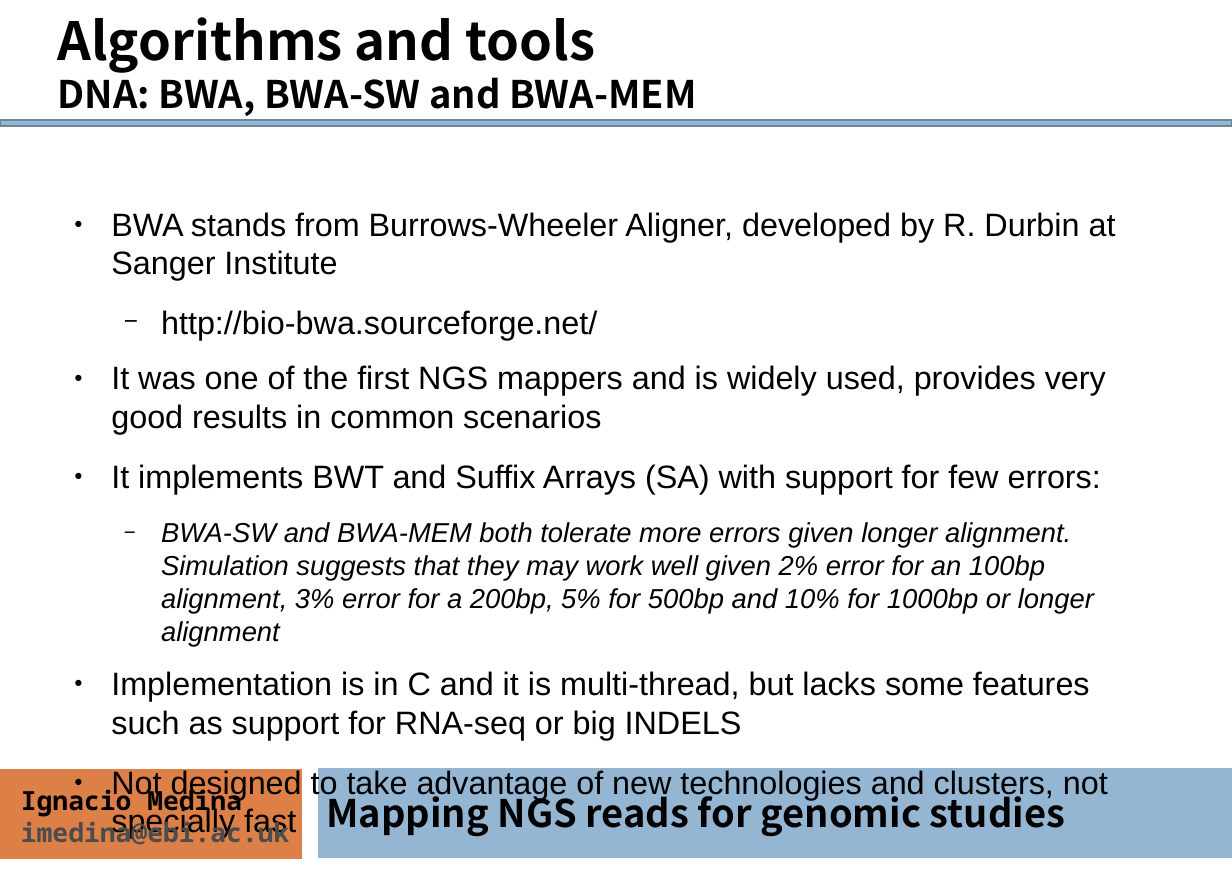
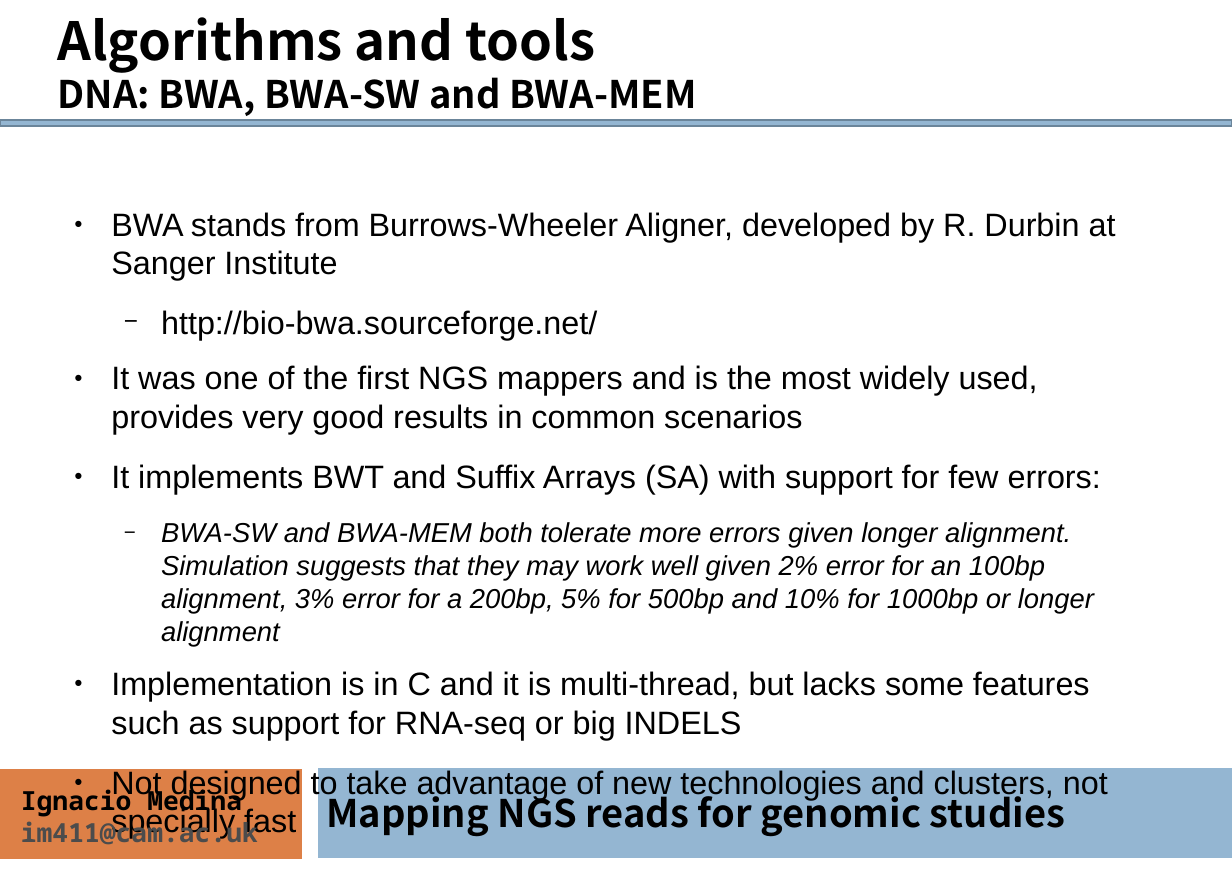
Before and after one commit to ngs-course/ngs-course.github.io, a slide deck: slide 17 of Course_Materials/alignment/presentation/ngs-read-mapping-imedina-mda15.odp. Drawn at 1232x871 pixels with LibreOffice and Linux fonts; fonts in the diff are those of the drawing. Boxes give left, top, right and bottom in pixels: in the first picture for what was removed or moved away, otherwise in the second. Text is boxed around its words. In the diff, an @@ line names an element or a change of style, - is before the commit and + after.

```diff
--- a/Course_Materials/alignment/presentation/ngs-read-mapping-imedina-mda15.odp
+++ b/Course_Materials/alignment/presentation/ngs-read-mapping-imedina-mda15.odp
@@ text at (111, 365, 1038, 434): text changed @@
-● It was one of the first NGS mappers and is widely used, provides very good results in common scenarios
+● It was one of the first NGS mappers and is the most widely used, provides very good results in common scenarios
@@ text at (21, 817, 258, 845): text changed @@
-imedina@ebi.ac.uk
+im411@cam.ac.uk
```
Also in this commit, not shown: 36 other slides changed, 1 other file.
